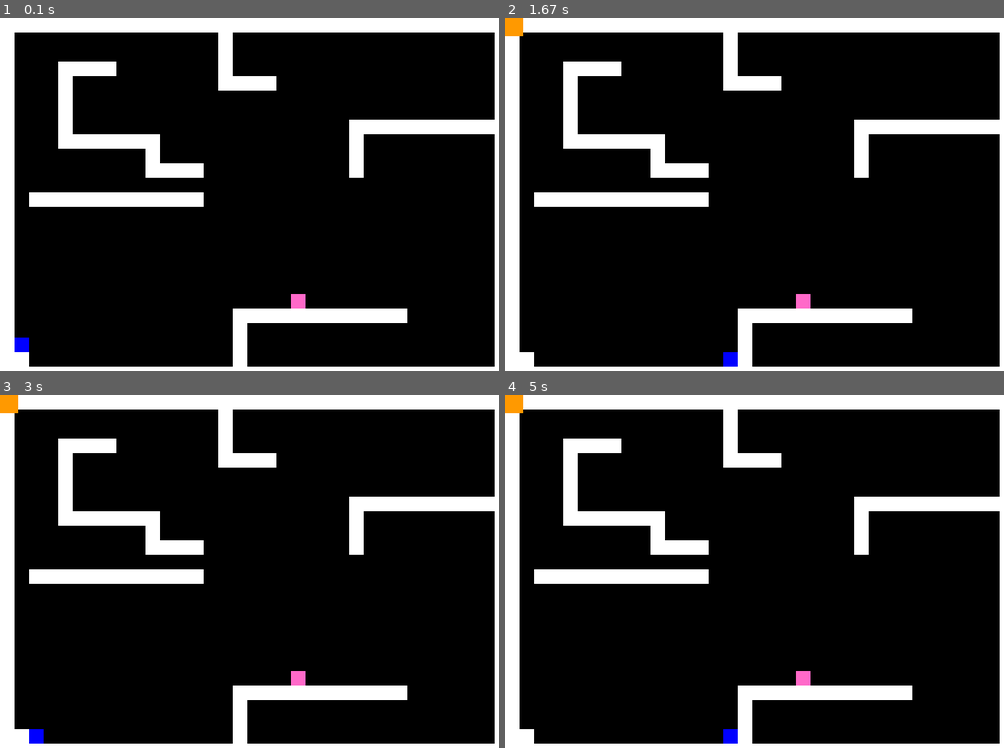
Above: before the commit, frames 1-4 (two rows, left to right).
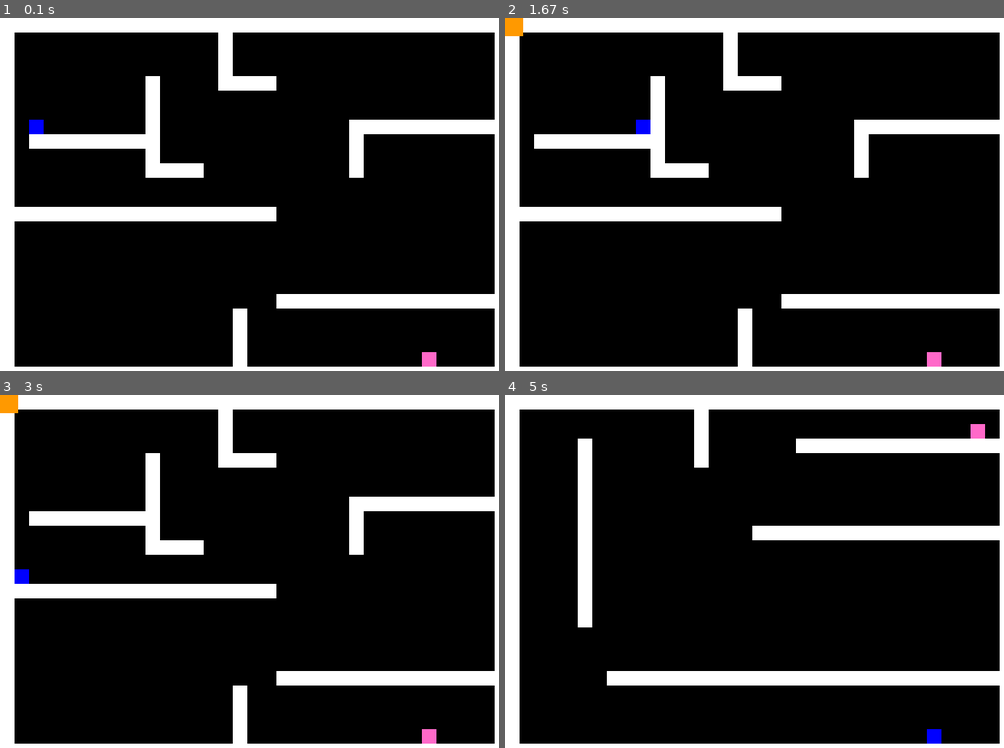
Above: after the commit, the same moments.

Repository: srli/Pygame
Game: pygame game, started from add_duck2.py
Two runs of this game, one before a commit and one after it. Both use one fixed random seed, a clock stepped at 60 frames per second and the inputs below. The source is Python 2; it was converted automatically to run under Python 3.
Inputs (mouse positions are in pixels of both pictures, inside the frame that each line leads up to):
- Up to frame 1 (0.1 s): no input
- Up to frame 2 (1.67 s): hold Right 0.33-0.8 s; click (509, 25) at 0.88 s
- Up to frame 3 (3 s): hold Left 2-2.53 s
- Up to frame 4 (5 s): hold Right 3.4-4.03 s; hold Left 4.07-4.53 s; hold Right from 4.57 s (still down)

The runs differ from the first frame. In frame 1, 8.9% of the frame differs, in the area x 2-100%, y 12-99%; in frame 2, 8.9%; in frame 3, 8.9%; in frame 4, 17%, in the area x 0-100%, y 0-99%.

Commit message:
Fully functioning game with 2 levels, jank portals

Diff:
--- a/add_duck2.py
+++ b/add_duck2.py
@@ -34,7 +34,7 @@
 
 class Portal_Platformer_Model:
     def __init__(self):
-        self.player = Duck(20,20)
+        self.player = Duck(40,40)
         self.portal_orange = 'null'
         self.portal_blue = 'null'
         self.walls = []
@@ -93,10 +93,12 @@
         if self.player.rect.colliderect(self.cake.rect):
             self.level += 1
             self.walls = []
-            self.player.rect.x = 20
-            self.player.rect.y = 20
+            self.player.rect.x = 40
+            self.player.rect.y = 40
             self.player.vx= 0
             self.player.vy = 0
+            self.portal_blue = 'null'
+            self.portal_orange = 'null'
             self.construct_environment(self.level)
 
 
--- a/world.py
+++ b/world.py
@@ -8,53 +8,53 @@
         "WWWWWWWWWWWWWWWWWWWWWWWWWWWWWWWWWWW",
         "W              W                  W",
         "W              W                  W",
-        "W   WWWW       W                  W",
-        "W   W          WWWW               W",
-        "W   W                             W",
-        "W   W                             W",
-        "W   W                   WWWWWWWWWWW",
-        "W   WWWWWWW             W         W",
+        "W              W                  W",
+        "W         W    WWWW               W",
+        "W         W                       W",
+        "W         W                       W",
+        "W         W             WWWWWWWWWWW",
+        "W WWWWWWWWW             W         W",
         "W         W             W         W",
         "W         WWWW          W         W",
         "W                                 W",
-        "W WWWWWWWWWWWW                    W",
+        "W                                 W",
+        "WWWWWWWWWWWWWWWWWWW               W",
         "W                                 W",
         "W                                 W",
         "W                                 W",
         "W                                 W",
         "W                                 W",
-        "W                                 W",
-        "W                   C             W",
-        "W               WWWWWWWWWWWW      W",
+        "W                  WWWWWWWWWWWWWWWW",
         "W               W                 W",
         "W               W                 W",
-        "WW              W                 W",
+        "W               W                 W",
+        "W               W            C    W",
         "WWWWWWWWWWWWWWWWWWWWWWWWWWWWWWWWWWW",
         ],
         [
         "WWWWWWWWWWWWWWWWWWWWWWWWWWWWWWWWWWW",
-        "W                                 W",
-        "W         WWWWWW                  W",
-        "W   WWWW       W                  W",
+        "W            W                    W",
+        "W            W                  C W",
+        "W    W       W      WWWWWWWWWWWWWWW",
+        "W    W       W                    W",
+        "W    W                            W",
+        "W    W                            W",
+        "W    W                            W",
+        "W    W                            W",
+        "W    W           WWWWWWWWWWWWWWWWWW",
+        "W    W                            W",
+        "W    W                            W",
+        "W    W                            W",
+        "W    W                            W",
+        "W    W                            W",
+        "W    Wwwwwwwwwwwwwww              W",
         "W                                 W",
         "W                                 W",
         "W                                 W",
-        "W                                WW",
-        "W   WWW WWW   W W                 W",
-        "W     W   W   W W                 W",
-        "WWW   W   WWWWW W                 W",
-        "W W      WW                       W",
-        "W W   WWWW   WWW                  W",
-        "W     W    W   W                  W",
+        "W      WWWWWWWWWWWWWWWWWWWWWWWWWWWW",
         "W                                 W",
         "W                                 W",
         "W                                 W",
         "W                                 W",
-        "W                                 W",
-        "W                         C       W",
-        "W               WWWWWWWWWWWWWWWWW W",
-        "W                                 W",
-        "W                                 W",
-        "WW                                W",
         "WWWWWWWWWWWWWWWWWWWWWWWWWWWWWWWWWWW",
         ]]
Not shown, changed: world.pyc
